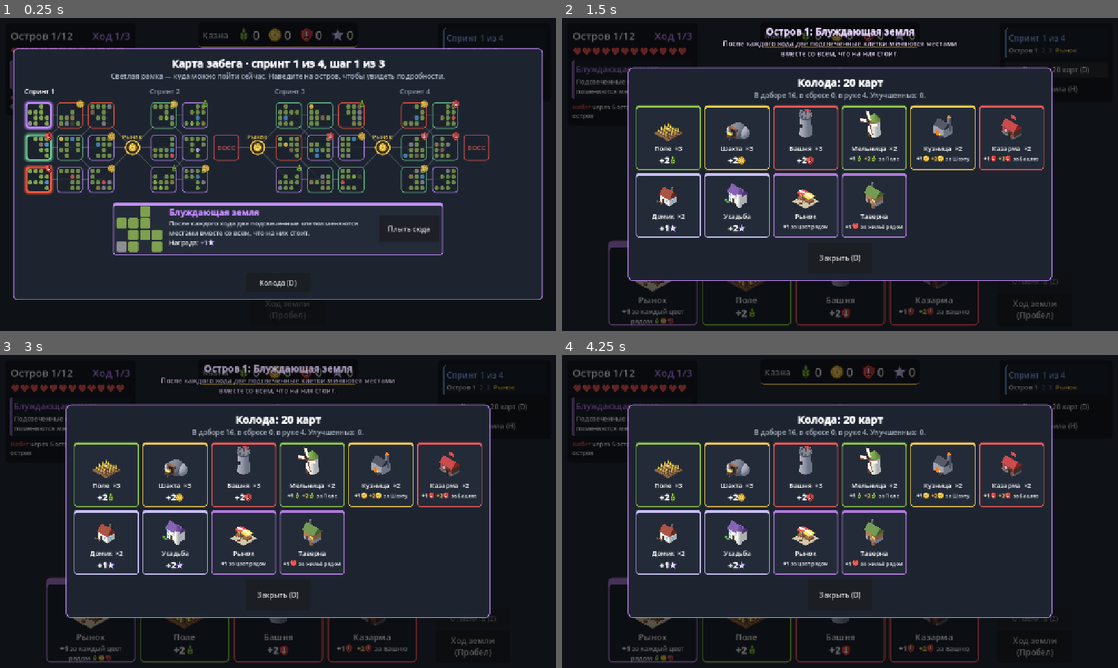
Above: before the commit, frames 1-4 (two rows, left to right).
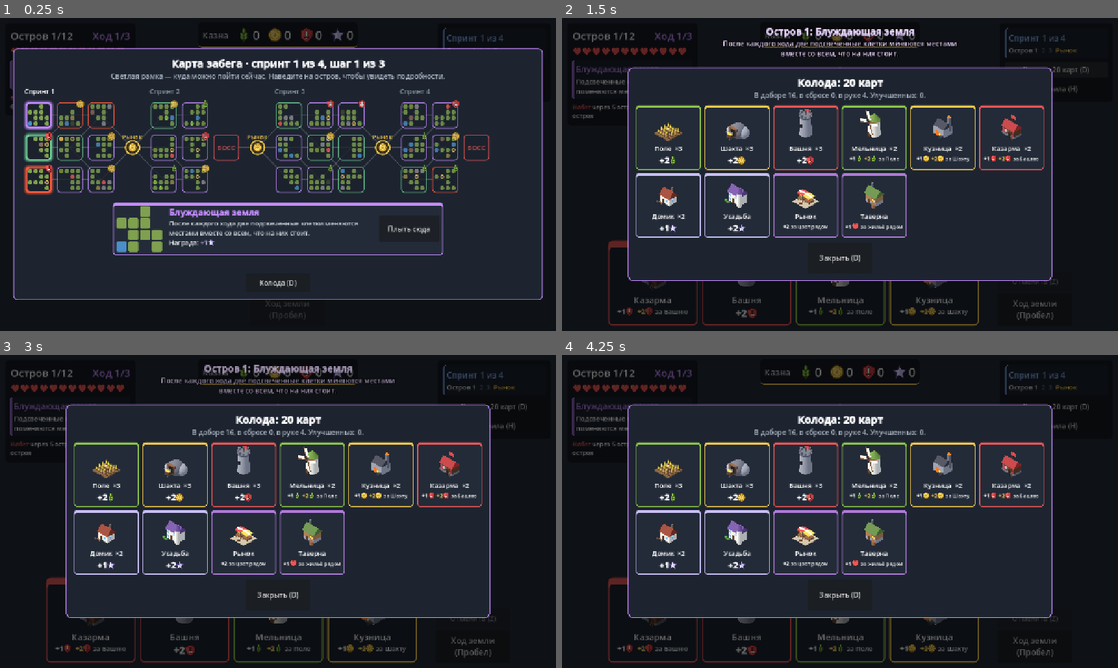
Above: after the commit, the same moments.

Repository: Klenart064/TinyBuilder
Game: Godot game, scene res://scenes/land.tscn
Same seed, same stepped clock (60 frames per second), same inputs: the game is played once before the commit and once after it.
Inputs (mouse positions are in pixels of both pictures, inside the frame that each line leads up to):
- Up to frame 1 (0.25 s): no input
- Up to frame 2 (1.5 s): click (600, 115) at 0.52 s; click "Колода: 20 карт (D)" at 1.25 s
- Up to frame 3 (3 s): click "Правила (H)" at 2 s; click (88, 621) at 2.77 s
- Up to frame 4 (4.25 s): click (745, 621) at 3.52 s

The runs differ from the first frame. In frame 1, 2.6% of the frame differs, in the area x 5-83%, y 26-75%; in frame 2, 1.7%; in frame 3, 1.7%; in frame 4, 1.7%.

Commit message:
Уровни всех зданий, Рынок сильнее, горы, колода заново на каждом острове
- Уровень (только вид) для каждого типа: добыча, мастерская, жильё, Рынок, Таверна — пристройки и «ур. N»
- Рынок: +2 за каждый цвет рядом (улучшенный +3)
- Гора: соседним Шахтам +2 золота
- В начале каждого острова вся колода перемешивается
- Боссы 22/30 под возросший доход

Co-Authored-By: Claude Opus 5.5 <noreply@anthropic.com>
Claude-Session: https://claude.ai/code/session_01GWFi4cmEzcqoLhgq4Ji4Ad

Diff:
--- a/data/land/cards.json
+++ b/data/land/cards.json
@@ -15,10 +15,11 @@
     "barracks": {"name": "Казарма", "kind": "building", "role": "workshop", "color": "force", "tint": "#a33b3b", "height": 0.95, "self": 1, "per_base": 2, "upgrade": {"self": 2, "per_base": 3}},
     "house": {"name": "Домик", "kind": "building", "role": "housing", "color": "wild", "wild": 1, "tint": "#d9a066", "height": 0.85, "upgrade": {"wild": 2}},
     "manor": {"name": "Усадьба", "kind": "building", "role": "housing", "color": "wild", "wild": 2, "tint": "#d9a066", "height": 1.0, "upgrade": {"wild": 3}},
-    "market": {"name": "Рынок", "kind": "building", "role": "city", "color": "city", "tint": "#b07ad9", "height": 0.8, "per_color": 1, "upgrade": {"per_color": 2}},
+    "market": {"name": "Рынок", "kind": "building", "role": "city", "color": "city", "tint": "#b07ad9", "height": 0.8, "per_color": 2, "upgrade": {"per_color": 3}},
     "tavern": {"name": "Таверна", "kind": "building", "role": "city", "color": "city", "tint": "#b07ad9", "height": 0.9, "per_housing": 1, "upgrade": {"per_housing": 2}},
     "rock": {"name": "Камень", "kind": "obstacle", "shape": "rock", "tint": "#6f6f6f", "height": 0.5},
     "lake": {"name": "Озеро", "kind": "obstacle", "shape": "lake", "tint": "#3f86c7", "height": 0.05, "bonus_to_neighbors": {"food": 1}},
+    "mountain": {"name": "Гора", "kind": "obstacle", "shape": "mountain", "tint": "#7d7a78", "height": 0.9, "bonus_to_neighbors": {"gold": 2}, "bonus_role": "base", "_help": "Гора: соседние Шахты +2 золота"},
     "lair": {"name": "Логово", "kind": "threat", "shape": "lair", "tint": "#3a2a3f", "height": 0.9}
   },
   "_terrain_help": "Местность под клеткой. bonus — сколько добавляется зданию добычи или мастерской своего цвета (color) или любого цвета (color: any).",
--- a/data/land/run.json
+++ b/data/land/run.json
@@ -9,7 +9,7 @@
   "_shape_help": "Форма поля: связный кусок из cells клеток внутри рамки 4×4.",
   "shape_cells": [8, 10],
   "obstacles": [1, 3],
-  "obstacle_pool": {"rock": 3, "lake": 2, "prebuilt": 2},
+  "obstacle_pool": {"rock": 2, "lake": 2, "mountain": 2, "prebuilt": 2},
   "prebuilt_pool": ["field", "mine", "tower", "mill", "smithy", "barracks", "house"],
   "terrain": [0, 2],
   "terrain_pool": {"fertile_food": 1, "fertile_gold": 1, "fertile_force": 1, "swamp": 1},
@@ -76,12 +76,12 @@
     {"layers": 3},
     {
       "layers": 3,
-      "boss": {"name": "Набег", "need": 20, "life_per_missing": 1}
+      "boss": {"name": "Набег", "need": 22, "life_per_missing": 1}
     },
     {"layers": 3},
     {
       "layers": 3,
-      "boss": {"name": "Осада короля", "need": 28, "life_per_missing": 1, "final": true}
+      "boss": {"name": "Осада короля", "need": 30, "life_per_missing": 1, "final": true}
     }
   ],
   "start_treasury": {"food": 0, "gold": 0, "force": 0, "wild": 0},
--- a/scripts/land/land_field.gd
+++ b/scripts/land/land_field.gd
@@ -185,16 +185,55 @@
 	return out
 
 
-## Уровень мастерской на острове: сколько рядом добычи своего цвета (0–4). Только для вида.
+## Уровень здания на острове (0–4) — только для вида, доход не меняет. Правило по типу:
+## добыча — мастерские своего цвета рядом + гора/озеро её цвета рядом + плодородная земля под ней;
+## мастерская — добыча своего цвета рядом; жильё — здания рядом; Рынок — разные цвета рядом; Таверна — жильё рядом.
+func level(data, cell: int) -> int:
+	var id: String = content[cell]
+	if not data.is_building(id):
+		return 0
+	var role: String = data.role(id)
+	var col: String = data.color_of(id)
+	var bid: String = data.base_id(id)
+	var n := 0
+	var colors := {}
+	if role == "base" and terrain[cell] != "":
+		var td: Dictionary = data.terrain[terrain[cell]]
+		if int(td.get("bonus", 0)) > 0 and (td["color"] == col or td["color"] == "any"):
+			n += 1
+	for j in neighbors(cell):
+		if not exists[j]:
+			continue
+		var nid: String = content[j]
+		if role == "base" and data.kind(nid) == "obstacle":
+			var bonus: Dictionary = data.objects[nid].get("bonus_to_neighbors", {})
+			var brole: String = data.objects[nid].get("bonus_role", "")
+			if bonus.has(col) and (brole == "" or brole == role):
+				n += 1
+		if not data.is_building(nid):
+			continue
+		var nrole: String = data.role(nid)
+		match role:
+			"base":
+				if nrole == "workshop" and data.color_of(nid) == col:
+					n += 1
+			"workshop":
+				if nrole == "base" and data.color_of(nid) == col:
+					n += 1
+			"housing":
+				n += 1
+			_:
+				if bid == "market" and data.is_producer(nid):
+					colors[data.color_of(nid)] = true
+				elif bid == "tavern" and nrole == "housing":
+					n += 1
+	if bid == "market":
+		n = colors.size()
+	return mini(n, 4)
+
+
 func workshop_level(data, cell: int) -> int:
-	var id: String = content[cell]
-	if data.role(id) != "workshop":
-		return 0
-	var n := 0
-	for j in neighbors(cell):
-		if exists[j] and data.role(content[j]) == "base" and data.color_of(content[j]) == data.color_of(id):
-			n += 1
-	return mini(n, 4)
+	return level(data, cell) if data.role(content[cell]) == "workshop" else 0
 
 
 static func cascade_total(steps: Array) -> Dictionary:
@@ -257,7 +296,8 @@
 			var nid: String = content[j]
 			if data.kind(nid) == "obstacle" and data.is_producer(id):
 				var bonus: Dictionary = data.objects[nid].get("bonus_to_neighbors", {})
-				if bonus.has(col):
+				var brole: String = data.objects[nid].get("bonus_role", "")
+				if bonus.has(col) and (brole == "" or brole == role):
 					_add(cells[i], col, int(bonus[col]), data.obj_name(nid))
 			if not data.is_building(nid) or j in disabled:
 				continue
--- a/scripts/land/land_run.gd
+++ b/scripts/land/land_run.gd
@@ -210,7 +210,10 @@
 	field = island["field"]
 	event_type = island["event"]
 	task = island["task"]
-	deck.discard(hand)
+	# Колода заново на каждом острове: все карты перемешиваются в добор
+	deck.draw_pile = all_cards()
+	deck.discard_pile = []
+	deck._shuffle(deck.draw_pile)
 	hand = deck.draw(int(data.run["hand_size"]))
 	echo_gain = data.zero_res()
 	turn = 1
--- a/scripts/view/land_main.gd
+++ b/scripts/view/land_main.gd
@@ -332,7 +332,7 @@
 		var id: String = f.content[i]
 		if id != "":
 			var node := _make_object(id, 1.0, f.facing[i])
-			Models.add_level(node, id, f.workshop_level(data, i))
+			Models.add_level(node, id, f.level(data, i))
 			node.position = p
 			board_root.add_child(node)
 			objs[i] = node
@@ -358,7 +358,7 @@
 		var holder := Node3D.new()
 		holder.position = cell_pos(i) + Vector3(0, float(data.objects[f.content[i]].get("height", 0.9)) + 0.3, 0)
 		board_root.add_child(holder)
-		var lv: int = f.workshop_level(data, i)
+		var lv: int = f.level(data, i)
 		if lv > 0:
 			var lb := _text_badge("ур. %d" % lv, 26, Color("#f2c94c"))
 			lb.position = Vector3(0, 0.32, 0)
@@ -1239,7 +1239,8 @@
 	var force := _img("force", 16)
 	var t := ""
 	t += "[color=#5fe3ff][b]Эхо[/b][/color] — навык карты с рынка: при постройке здания вокруг срабатывают ещё раз, доход сразу в казну. I — соседи, II — волна на 2 шага по связкам, III — вся связанная сеть.\n"
-	t += "[color=#f2c94c]Уровень мастерской[/color] = сколько рядом добычи её цвета (пристройки на модели).\n"
+	t += "[color=#f2c94c]Уровни зданий[/color] (пристройки на модели): добыча — мастерские своего цвета, гора/озеро, плодородная земля; мастерская — добыча своего цвета; жильё — здания рядом; Рынок — цвета рядом; Таверна — жильё рядом.\n"
+	t += "[b]Гора[/b]: Шахтам рядом +2%s. [b]Озеро[/b]: Полю и Мельнице рядом +1%s.\n" % [_img("gold", 14), _img("food", 14)]
 	t += "Весь доход островов идёт в [b]казну[/b]. Казна тратится на [b]рынке[/b] после спринта: новые карты, улучшения, удаление, лечение.\n"
 	t += "Задание острова — по желанию, за него награда. Опасные острова (рушат постройки) дают больше.\n"
 	t += "[color=#eb5757]Босс[/color]: на его острове нужно произвести N всего, иначе −1%s за единицу.\n" % _heart_img(14)
@@ -1316,6 +1317,15 @@
 	if lv == 0:
 		return base_rules
 	return base_rules + "\n[color=#5fe3ff][b]Эхо %s[/b][/color]" % ["I", "II", "III"][lv - 1]
+
+
+## Чем здание набирает уровень (для подсказки и правил).
+func _level_rule(id: String) -> String:
+	match data.role(id):
+		"base": return "мастерские своего цвета, гора/озеро рядом, плодородная земля"
+		"workshop": return "добыча своего цвета рядом"
+		"housing": return "здания рядом"
+	return "разные цвета рядом" if data.base_id(id) == "market" else "жильё рядом"
 
 
 func _echo_desc(lv: int) -> String:
@@ -1439,9 +1449,9 @@
 			s += "[color=#c0c0c0]выключено Логовом[/color]"
 		else:
 			s += _fmt(cellinfo["yield"], true)
-			var lv: int = f.workshop_level(data, hover)
+			var lv: int = f.level(data, hover)
 			if lv > 0:
-				s += "   [color=#f2c94c]уровень %d (добычи рядом: %d)[/color]" % [lv, lv]
+				s += "   [color=#f2c94c]уровень %d — %s[/color]" % [lv, _level_rule(f.content[hover])]
 	else:
 		s = "[color=#a9b4c0]Построек в этом ходу: %d[/color]" % run.plays_left
 	hint_text.text = "[center]%s[/center]" % s
@@ -1879,6 +1889,10 @@
 			var id: String = f.content[i]
 			if id == "rock":
 				st.bg_color = Color("#8d8d93")
+			elif id == "mountain":
+				st.bg_color = Color("#5e5a57")
+				st.border_color = Color("#f2c94c")
+				st.set_border_width_all(2)
 			elif id == "lake":
 				st.bg_color = Color("#4a8fc8")
 			elif id != "" and data.is_building(id):
--- a/scripts/view/models.gd
+++ b/scripts/view/models.gd
@@ -38,6 +38,7 @@
 		"manor": m._manor()
 		"market": m._market()
 		"tavern": m._tavern()
+		"mountain": m._mountain()
 		_: return null
 	if id.ends_with("+"):
 		m._upgrade_flag()
@@ -81,11 +82,62 @@
 				m.box(Vector3(0.18, 0.14, 0.18), c + Vector3(0, 0.07, 0), WOOD)
 				m.box(Vector3(0.12, 0.1, 0.12), c + Vector3(0.02, 0.19, 0.02), WOOD_DARK)
 				m.box(Vector3(0.12, 0.06, 0.07), c + Vector3(0, 0.27, 0), GOLD, Vector3.ZERO, true)
+			"field":
+				# Стог и тележка
+				m.cyl(0.0, 0.12, 0.22, c + Vector3(0, 0.11, 0), FOOD, 8)
+				m.box(Vector3(0.16, 0.06, 0.1), c + Vector3(0.1, 0.06, -0.1), WOOD)
+			"mine":
+				# Вагонетка с рудой
+				m.box(Vector3(0.18, 0.08, 0.12), c + Vector3(0, 0.08, 0), STONE_DARK)
+				m.ball(0.06, c + Vector3(-0.03, 0.15, 0), GOLD, true)
+				m.ball(0.05, c + Vector3(0.05, 0.14, 0.02), GOLD, true)
+			"tower":
+				# Кусок стены с зубцом
+				m.box(Vector3(0.24, 0.18, 0.08), c + Vector3(0, 0.09, 0), STONE)
+				m.box(Vector3(0.07, 0.07, 0.08), c + Vector3(-0.08, 0.215, 0), STONE_DARK)
+				m.box(Vector3(0.07, 0.07, 0.08), c + Vector3(0.08, 0.215, 0), STONE_DARK)
+			"house", "manor":
+				# Грядка, колодец, забор, дерево — по очереди
+				match k:
+					0:
+						m.box(Vector3(0.22, 0.05, 0.14), c + Vector3(0, 0.025, 0), Color("#6b4a2e"))
+						for q in 3:
+							m.ball(0.035, c + Vector3(-0.07 + q * 0.07, 0.07, 0), Color("#7cc45a"))
+					1:
+						m.cyl(0.07, 0.07, 0.1, c + Vector3(0, 0.05, 0), STONE, 10)
+						m.roof(0.16, 0.07, 0.12, c + Vector3(0, 0.2, 0), ROOF)
+					2:
+						for q in 3:
+							m.box(Vector3(0.025, 0.1, 0.025), c + Vector3(-0.08 + q * 0.08, 0.05, 0), WOOD)
+						m.box(Vector3(0.2, 0.02, 0.02), c + Vector3(0, 0.08, 0), WOOD)
+					_:
+						m.cyl(0.02, 0.025, 0.14, c + Vector3(0, 0.07, 0), WOOD_DARK, 6)
+						m.ball(0.09, c + Vector3(0, 0.2, 0), Color("#5d9a3e"))
+			"market":
+				# Лоток с навесом
+				m.box(Vector3(0.18, 0.08, 0.12), c + Vector3(0, 0.04, 0), WOOD)
+				m.box(Vector3(0.22, 0.02, 0.16), c + Vector3(0, 0.2, 0), [FOOD, GOLD, FORCE][k % 3])
+				m.box(Vector3(0.02, 0.12, 0.02), c + Vector3(-0.09, 0.14, 0.06), WOOD_DARK)
+				m.box(Vector3(0.02, 0.12, 0.02), c + Vector3(0.09, 0.14, 0.06), WOOD_DARK)
+			"tavern":
+				# Бочка и стол
+				m.cyl(0.06, 0.06, 0.14, c + Vector3(-0.06, 0.07, 0), WOOD, 10)
+				m.box(Vector3(0.12, 0.02, 0.1), c + Vector3(0.08, 0.1, 0), WOOD_DARK)
+				m.box(Vector3(0.02, 0.1, 0.02), c + Vector3(0.08, 0.05, 0), WOOD_DARK)
 			_:
 				# Шатёр со знаменем
 				m.cyl(0.0, 0.16, 0.26, c + Vector3(0, 0.13, 0), Color("#d8cfc0"), 6)
 				m.box(Vector3(0.025, 0.42, 0.025), c + Vector3(0.12, 0.21, 0), WOOD_DARK)
 				m.box(Vector3(0.14, 0.09, 0.015), c + Vector3(0.19, 0.37, 0), FORCE)
+
+
+## Гора: две вершины со снегом и золотой жилой (Шахтам рядом +2).
+func _mountain() -> void:
+	cyl(0.0, 0.4, 0.85, Vector3(0.05, 0.425, 0.05), Color("#7d7a78"), 7)
+	cyl(0.0, 0.12, 0.25, Vector3(0.05, 0.73, 0.05), Color("#f2f2f2"), 7)
+	cyl(0.0, 0.26, 0.55, Vector3(-0.25, 0.275, 0.22), Color("#6e6b69"), 6)
+	cyl(0.0, 0.08, 0.15, Vector3(-0.25, 0.48, 0.22), Color("#f2f2f2"), 6)
+	box(Vector3(0.05, 0.22, 0.03), Vector3(0.18, 0.25, 0.33), GOLD, Vector3(0, 0, 25), true)
 
 
 ## Улучшенная карта: золотой флажок на углу клетки.
--- a/tests/land_screenshot.gd
+++ b/tests/land_screenshot.gd
@@ -48,13 +48,14 @@
 		f.facing[i] = -1
 	f.content[5] = "field+"
 	f.content[6] = "mill"
-	f.content[9] = "house"
-	f.content[10] = "mine"
+	f.content[2] = "field"
+	f.content[9] = "mine"
+	f.content[10] = "mountain"
+	f.content[13] = "house"
+	f.content[8] = "market"
 	f.content[1] = "lake"
-	f.terrain[8] = "fertile_force"
 	f.content[7] = "lair"
 	f.facing[7] = 0
-	f.content[2] = "field"
 	f.terrain[13] = "swamp"
 	r.event_type = "swap"
 	r.island["danger"] = false
--- a/tests/land_tests.gd
+++ b/tests/land_tests.gd
@@ -74,7 +74,7 @@
 	m.content[4] = "mine"
 	m.content[9] = "mill"
 	var ms: Dictionary = m.score(data)
-	_check(ms["total"]["food"] == 2 + 1 + 1 and ms["total"]["gold"] == 2 + 1, "Рынок: +1 за каждый цвет соседей (еда %d, золото %d)" % [ms["total"]["food"], ms["total"]["gold"]])
+	_check(ms["total"]["food"] == 2 + 1 + 2 and ms["total"]["gold"] == 2 + 2, "Рынок: +2 за каждый цвет соседей (еда %d, золото %d)" % [ms["total"]["food"], ms["total"]["gold"]])
 	var t := _square()
 	t.content[5] = "tavern"
 	t.content[1] = "house"
@@ -202,6 +202,7 @@
 					linked = false
 	_check(run.run_map.size() == 4 and linked, "вся карта забега сгенерирована сразу, у каждого острова есть путь дальше (%d островов)" % total)
 	run.choose_island(1)
+	_check(run.deck.discard_pile.is_empty() and run.deck.draw_pile.size() + run.hand.size() == run.all_cards().size(), "на острове колода собрана заново и перемешана")
 	var from: Dictionary = run.island
 	_check(run.phase == "island" and run.hand.size() == 4 and run.turn == 1 and run.field_index == 1, "остров выбран: рука 4, ход 1")
 	var ev := run.event_type
@@ -217,7 +218,9 @@
 	for isl in run.choices:
 		if not (int(isl["lane"]) in from["next"]):
 			lanes_ok = false
-	_check(r["field_done"] and run.phase == "map" and lanes_ok, "после 3 ходов — карта, доступны только связанные острова")
+	run.choose_island(0)
+	_check(run.deck.discard_pile.is_empty() and run.all_cards().size() == 20, "следующий остров снова с полной колодой")
+	_check(r["field_done"] and lanes_ok, "после 3 ходов — карта, доступны только связанные острова")
 	var ok := true
 	for res in prod:
 		if int(run.stock[res]) < int(stock_before[res]) + int(prod[res]):
@@ -362,6 +365,16 @@
 	var c3 := g.echo(data, 5, 3).map(func(x): return x["cell"])
 	_check(9 in c3 and 0 in c3, "Эхо III: вся связанная сеть (%s)" % str(c3))
 	_check(g.workshop_level(data, 1) == 2 and g.workshop_level(data, 10) == 2, "уровень мастерской = добыча своего цвета рядом")
+	_check(g.level(data, 0) == 1 and g.level(data, 9) == 2, "уровень добычи = мастерские своего цвета рядом")
+	var h := _square()
+	h.content[4] = "mine"
+	h.content[5] = "mountain"
+	h.content[0] = "house"
+	h.content[1] = "field"
+	_check(int(h.score(data)["total"]["gold"]) == 4 and h.level(data, 4) == 1, "Гора: соседней Шахте +2 и уровень")
+	h.content[6] = "mill"
+	_check(int(h.score(data)["total"]["food"]) == 2 + 1, "Гора не даёт бонус Мельнице и Полю")
+	_check(h.level(data, 0) == 2, "уровень жилья = здания рядом")
 	# Рынок: выбор +1 или Эхо I, Эхо II только со 2-го рынка
 	run.phase = "market"
 	run.stock = {"food": 50, "gold": 50, "force": 50, "wild": 0}
Binary file changed: docs/land_screenshot.png
